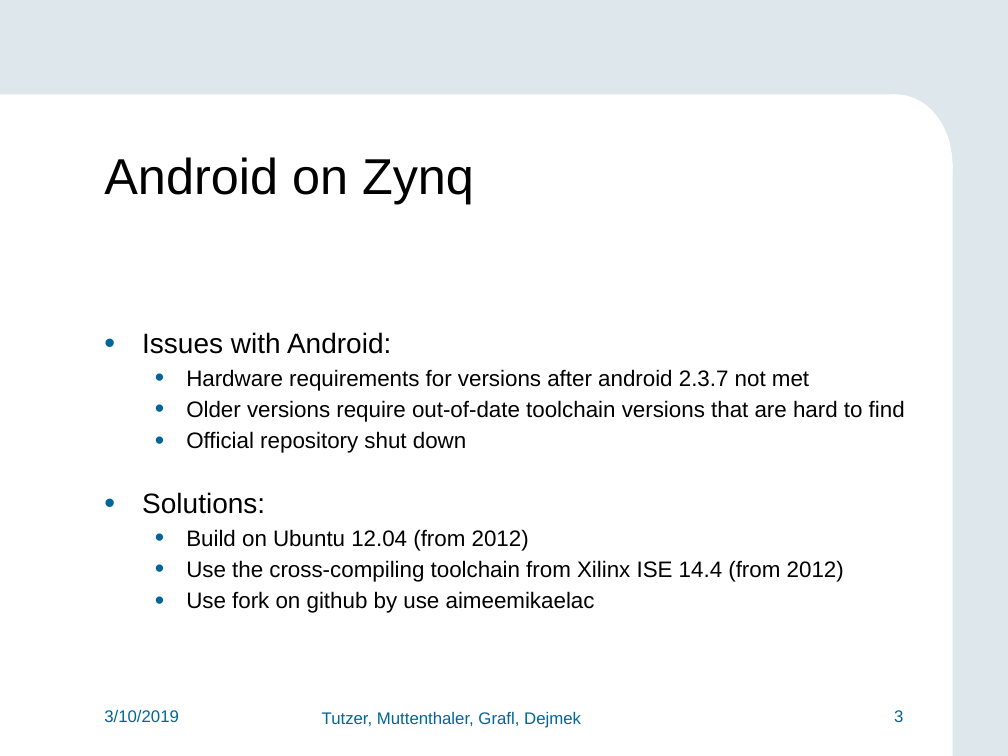
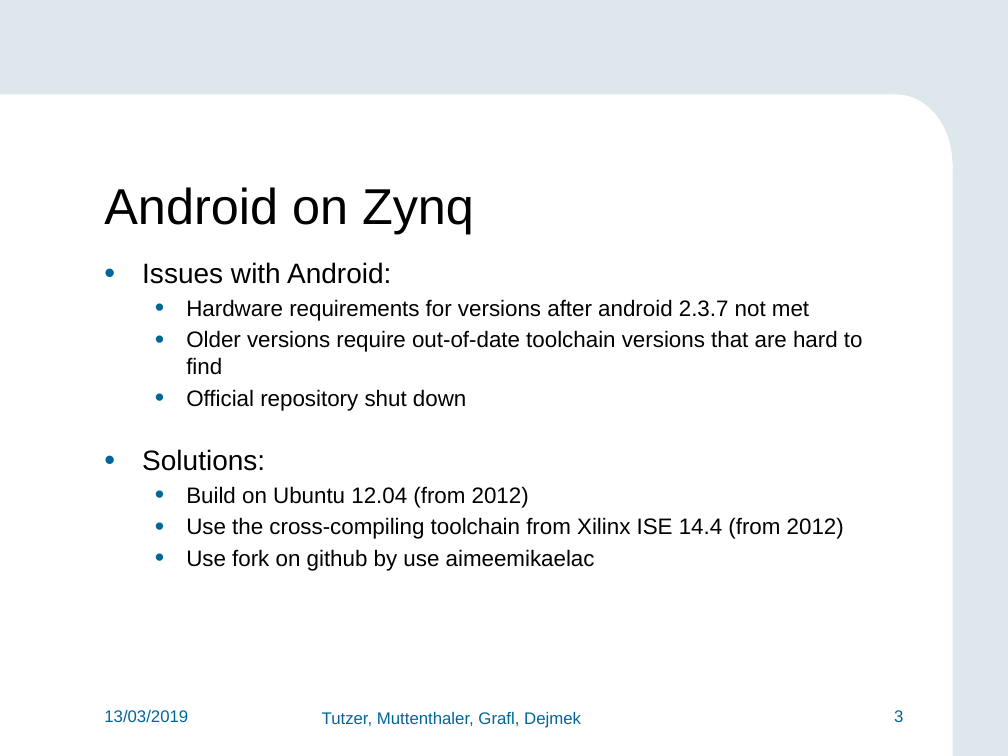
Before and after one commit to FlorianMuttenthaler/SocLabPartialReconfigIot, a slide deck: slide 3 of report/Final_presentation.pptx. Drawn at 1008x756 pixels with LibreOffice and Linux fonts; fonts in the diff are those of the drawing; background and template pictures are left out. Boxes give left, top, right and bottom in pixels: in the first picture for what was removed or moved away, otherwise in the second. Text is boxed around its words. In the diff, an @@ line names an element or a change of style, - is before the commit and + after.

```diff
--- a/report/Final_presentation.pptx
+++ b/report/Final_presentation.pptx
@@ text "Android on Zynq": place and size @@
-text "Android on Zynq" at (104,157,474,204)
+text "Android on Zynq" at (104,187,474,234)
@@ text "Issues with Android:": place and size @@
-text "Issues with Android:" at (142,332,905,613)
+text "Issues with Android:" at (142,262,863,571)
@@ text "Issues with Android:" at (142,262,863,571): vertical alignment middle to top @@
@@ text at (104,710,188,723): text changed @@
-3/10/2019
+13/03/2019
```
Also in this commit, not shown: 16 other slides changed, 7 slides added, 3 slides removed, 1 other file.
